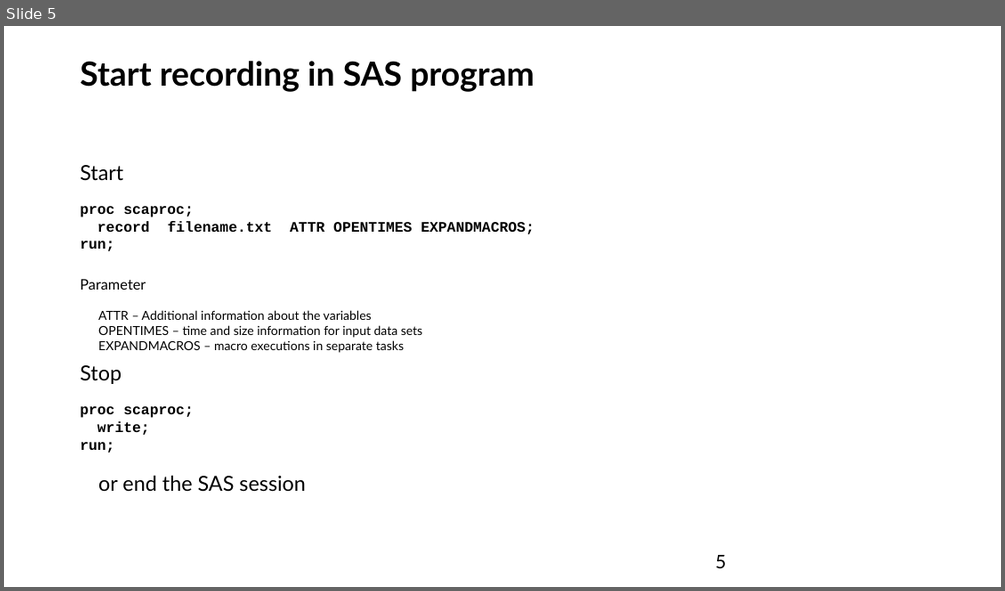
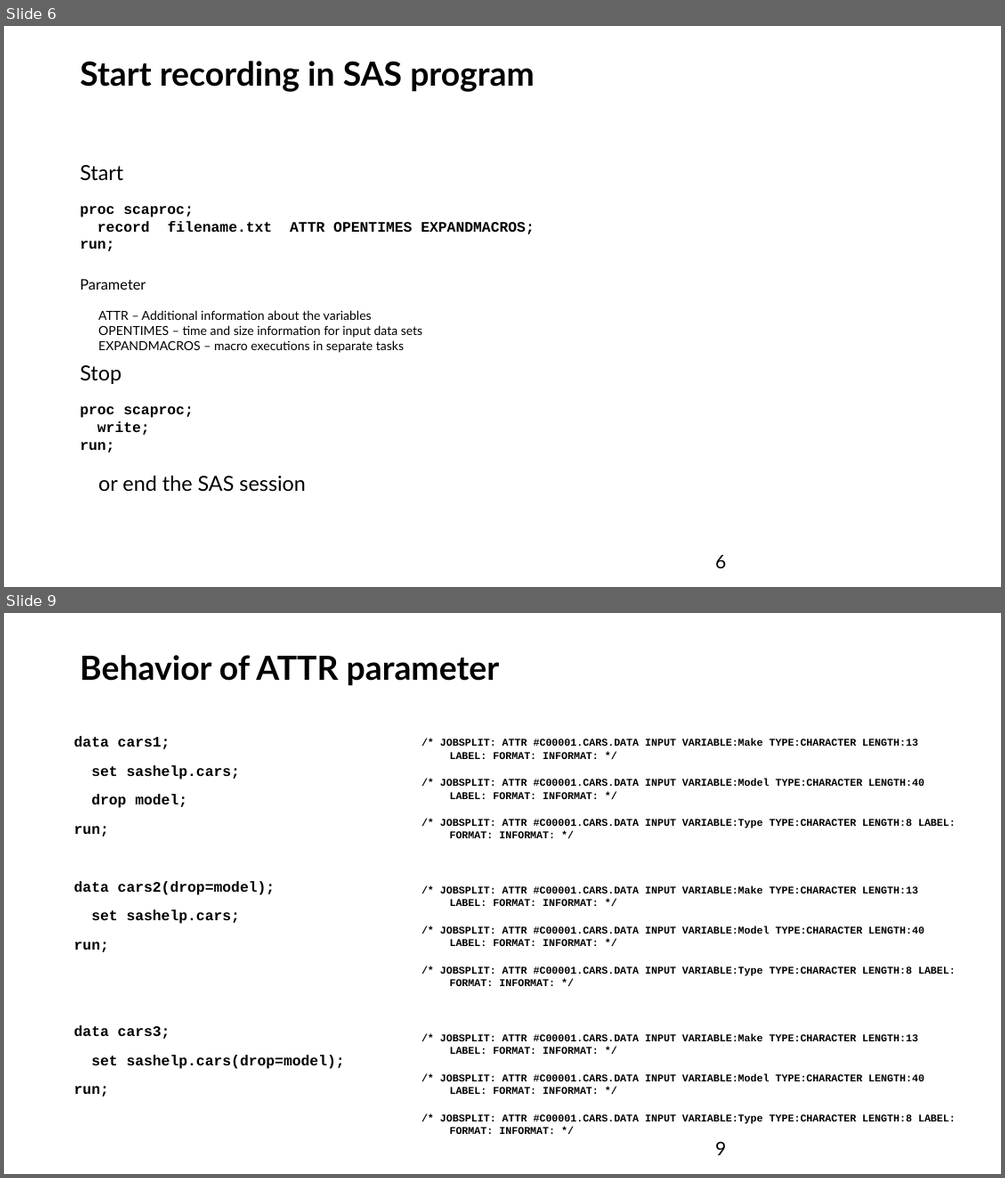
Before and after one commit to FSchwertfeger/Scaproc, a slide deck: proc scaproc.ppt. Shown one above the other, each under a label of ours: slide 5 before the commit, slides 6 and 9 after it; the slides between them are not shown. The pictures are 1005x591 and 1005x1178 pixels, drawn with LibreOffice and Linux fonts; fonts in the diff are those of the drawing. Boxes give left, top, right and bottom in pixels: in the first picture for what was removed or moved away, otherwise in the second. Text is boxed around its words. In the diff, an @@ line names an element or a change of style, - is before the commit and + after.

```diff
--- a/proc scaproc.ppt
+++ b/proc scaproc.ppt
@@ slide 9 added at (4, 613, 1001, 1174), background #FFFFFF @@
@@ title added at (80, 655, 500, 686), 32 pt, text #000000, bold @@
+Behavior of ATTR parameter
@@ text added at (74, 736, 345, 1096), 14 pt, text #000000, bold @@
+data cars1;
+set sashelp.cars;
+drop model;
+run;
+data cars2(drop=model);
+set sashelp.cars;
+run;
+data cars3;
+set sashelp.cars(drop=model);
+run;
@@ text added at (440, 738, 955, 1134), 10 pt, text #000000, bold @@
+/* JOBSPLIT: ATTR #C00001.CARS.DATA INPUT VARIABLE:Make TYPE:CHARACTER LENGTH:13 LABEL: FORMAT: INFORMAT: */
+/* JOBSPLIT: ATTR #C00001.CARS.DATA INPUT VARIABLE:Model TYPE:CHARACTER LENGTH:40 LABEL: FORMAT: INFORMAT: */
+/* JOBSPLIT: ATTR #C00001.CARS.DATA INPUT VARIABLE:Type TYPE:CHARACTER LENGTH:8 LABEL: FORMAT: INFORMAT: */
+/* JOBSPLIT: ATTR #C00001.CARS.DATA INPUT VARIABLE:Make TYPE:CHARACTER LENGTH:13 LABEL: FORMAT: INFORMAT: */
+/* JOBSPLIT: ATTR #C00001.CARS.DATA INPUT VARIABLE:Model TYPE:CHARACTER LENGTH:40 LABEL: FORMAT: INFORMAT: */
+/* JOBSPLIT: ATTR #C00001.CARS.DATA INPUT VARIABLE:Type TYPE:CHARACTER LENGTH:8 LABEL: FORMAT: INFORMAT: */
+/* JOBSPLIT: ATTR #C00001.CARS.DATA INPUT VARIABLE:Make TYPE:CHARACTER LENGTH:13 LABEL: FORMAT: INFORMAT: */
+/* JOBSPLIT: ATTR #C00001.CARS.DATA INPUT VARIABLE:Model TYPE:CHARACTER LENGTH:40 LABEL: FORMAT: INFORMAT: */
+/* JOBSPLIT: ATTR #C00001.CARS.DATA INPUT VARIABLE:Type TYPE:CHARACTER LENGTH:8 LABEL: FORMAT: INFORMAT: */
@@ page number added at (715, 1141, 726, 1155), 18 pt, text #000000 @@
+9
@@ what was slide 5 is now slide 6 @@
@@ page number at (715, 555, 726, 568): text changed @@
-5
+6
```
Also in this commit, not shown: 12 slides changed, 1 other slide added, 6 other files.
